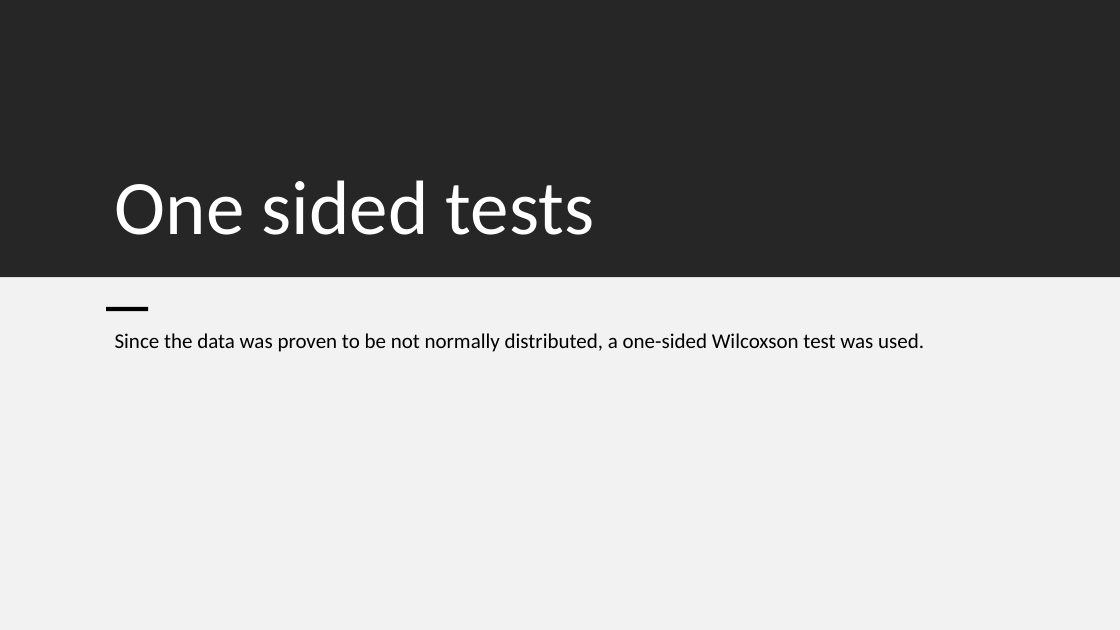
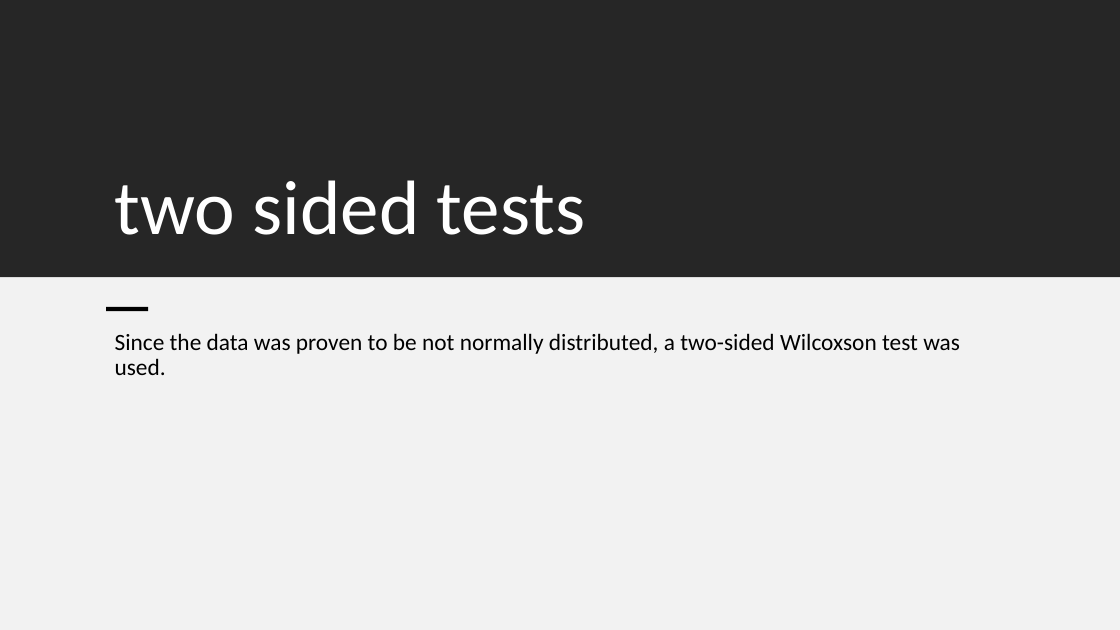
Before and after one commit to LiaCohn/clean-coasts, a slide deck: slide 2 of statistics/statistics conclusions.pptx. Drawn at 1120x630 pixels with LibreOffice and Linux fonts; fonts in the diff are those of the drawing. Boxes give left, top, right and bottom in pixels: in the first picture for what was removed or moved away, otherwise in the second. Text is boxed around its words. In the diff, an @@ line names an element or a change of style, - is before the commit and + after.

Commit message:
alter some tests

```diff
--- a/statistics/statistics conclusions.pptx
+++ b/statistics/statistics conclusions.pptx
@@ title at <box>115,180,585,235</box>: text changed @@
-One sided tests
+two sided tests
@@ text at <box>115,333,960,375</box>: text changed; size 18 to 20 pt @@
-Since the data was proven to be not normally distributed, a one-sided Wilcoxson test was used.
+Since the data was proven to be not normally distributed, a two-sided Wilcoxson test was used.
```
Also in this commit, not shown: 1 other slide changed, 3 slides added, 1 slide removed, 2 other files.
